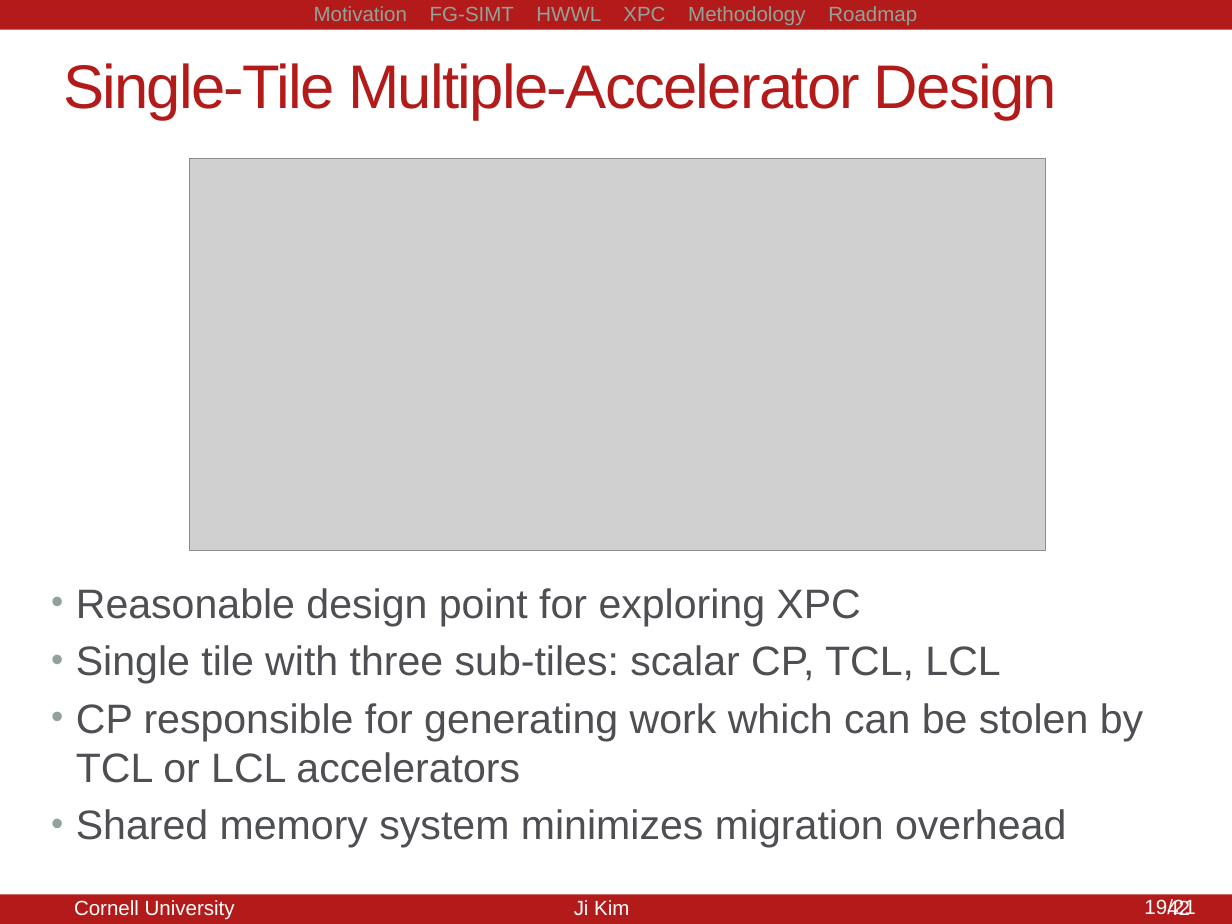
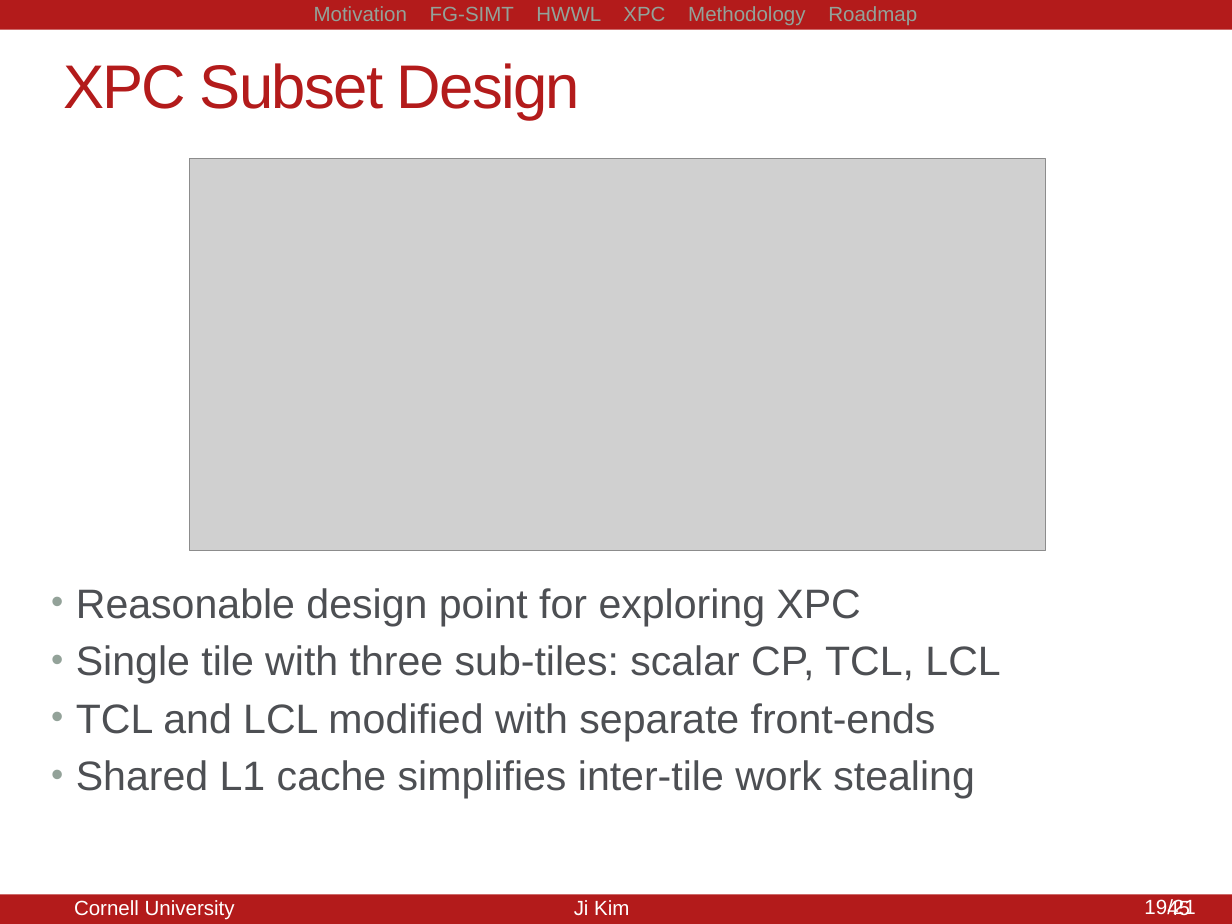
Before and after one commit to jyk46/presentation-csl-aexam, a slide deck: slide 45 of a-exam-10082014.pptx (slide 42 before the commit). Drawn at 1232x924 pixels with LibreOffice and Linux fonts; fonts in the diff are those of the drawing; grey boxes stand for pictures. Boxes give left, top, right and bottom in pixels: in the first picture for what was removed or moved away, otherwise in the second. Text is boxed around its words. In the diff, an @@ line names an element or a change of style, - is before the commit and + after.

```diff
--- a/a-exam-10082014.pptx
+++ b/a-exam-10082014.pptx
@@ title at (63, 63, 580, 119): text changed @@
-Single-Tile Multiple-Accelerator Design
+XPC Subset Design
@@ text at (76, 703, 975, 798): text changed @@
-• CP responsible for generating work which can be stolen by TCL or LCL accelerators
-• Shared memory system minimizes migration overhead
+• TCL and LCL modified with separate front-ends
+• Shared L1 cache simplifies inter-tile work stealing
@@ page number at (1167, 899, 1190, 915): text changed @@
-42
+45
@@ page number at (1139, 900, 1190, 915): text changed @@
-42/21
+45/21
```
Also in this commit, not shown: 18 other slides changed, 4 slides added, 2 slides removed, 7 other files.
